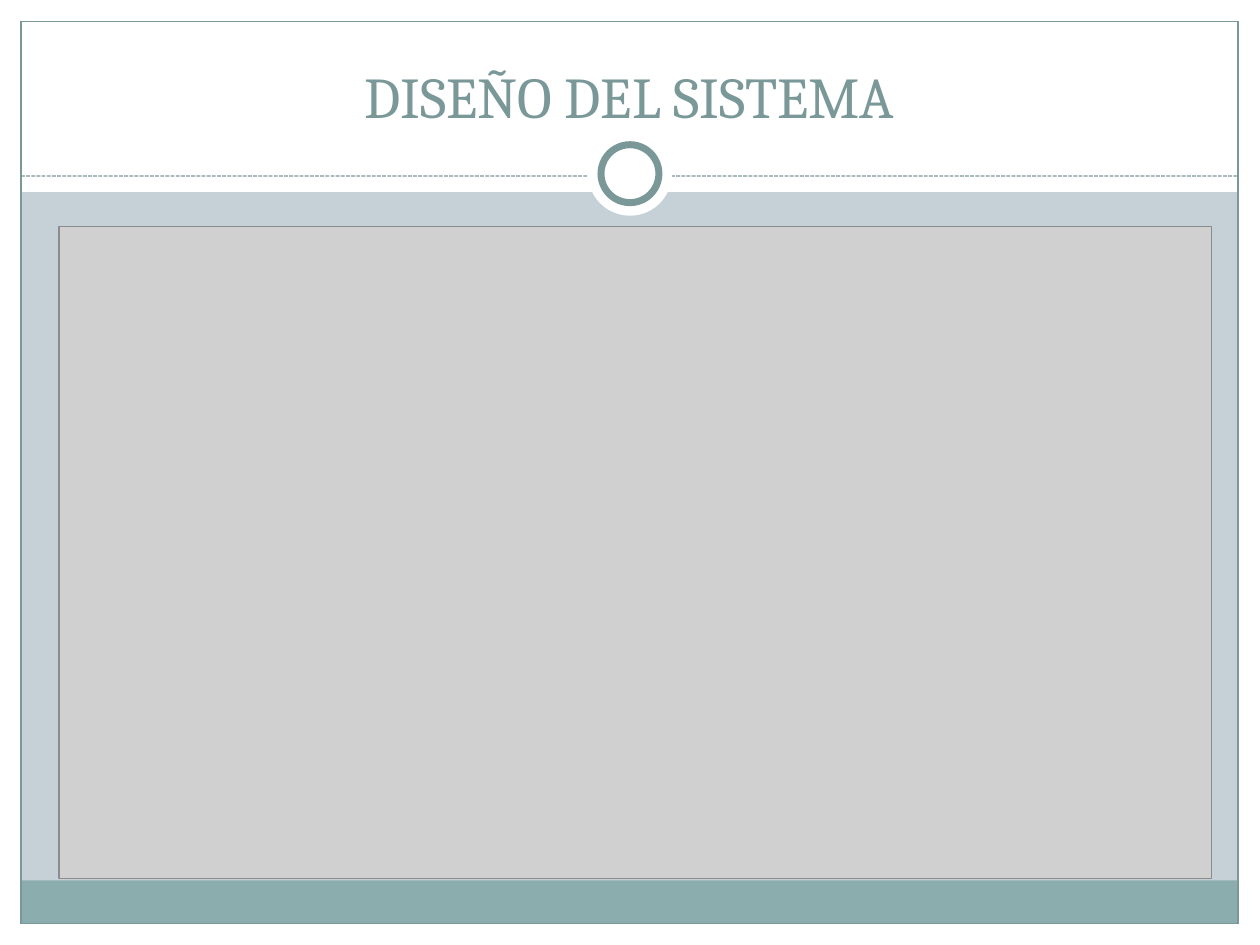
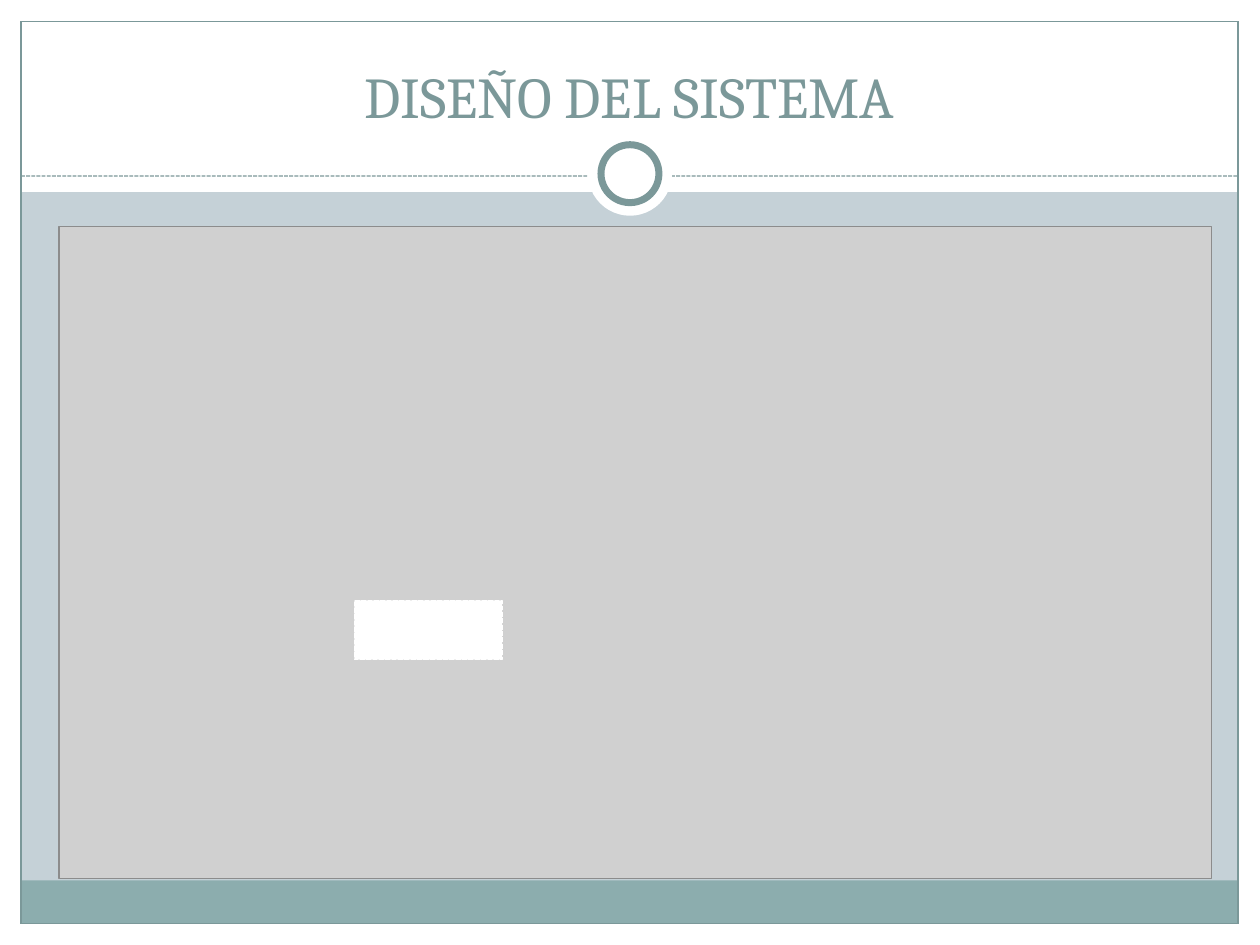
Before and after one commit to UNIZAR-30226-2018-06/MixCrowd-BackEnd, a slide deck: slide 24 of Memoria y presentación/Presentacion tecnica.pptx. Drawn at 1260x945 pixels with LibreOffice and Linux fonts; fonts in the diff are those of the drawing; grey boxes stand for pictures. Boxes give left, top, right and bottom in pixels: in the first picture for what was removed or moved away, otherwise in the second. Text is boxed around its words. In the diff, an @@ line names an element or a change of style, - is before the commit and + after.

```diff
--- a/Memoria y presentación/Presentacion tecnica.pptx
+++ b/Memoria y presentación/Presentacion tecnica.pptx
@@ rectangle added at bbox=[354, 601, 501, 660], fill #FFFFFF, outline #FFFFFF 0.9 pt dashed @@
```
Also in this commit, not shown: 13 other slides changed.
